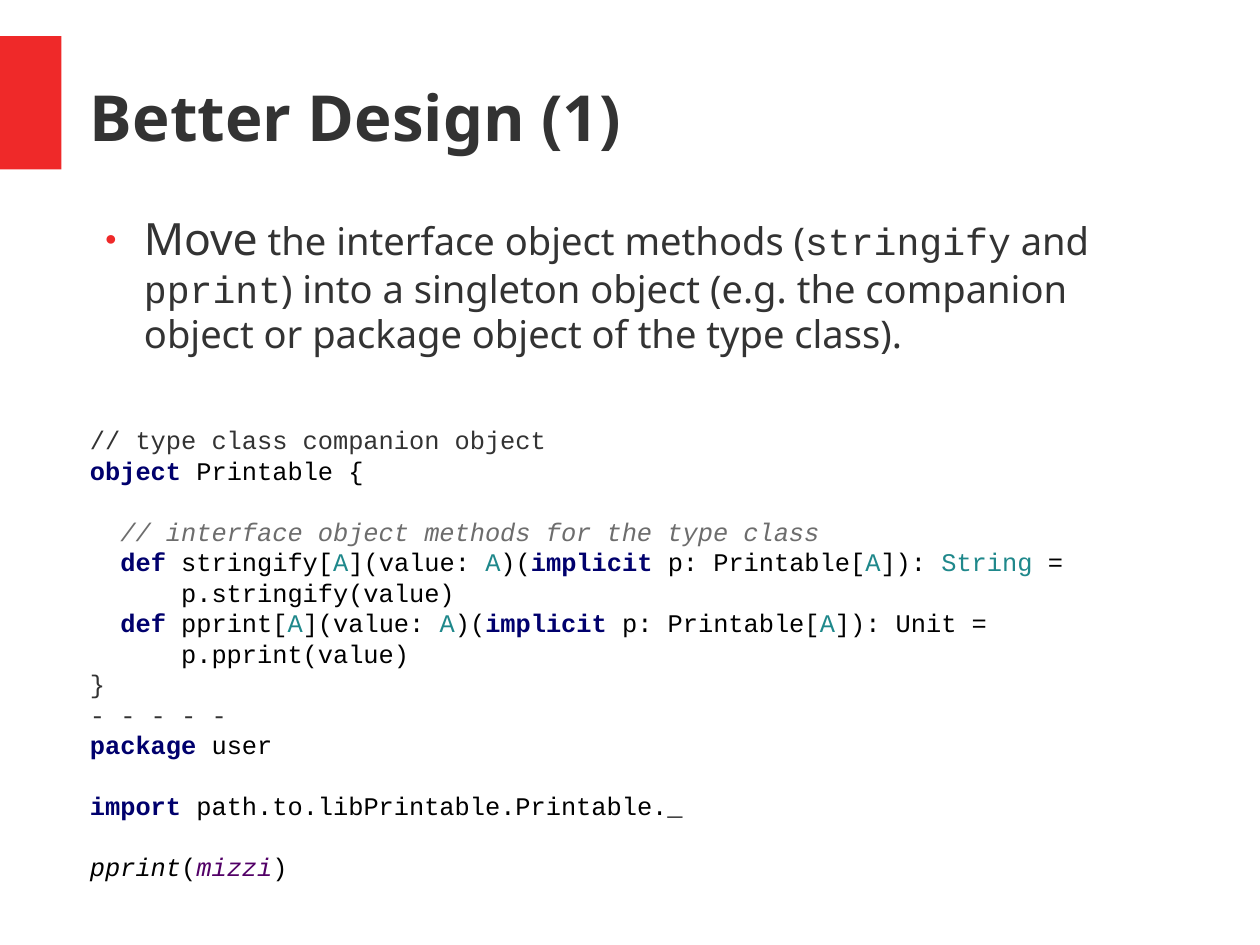
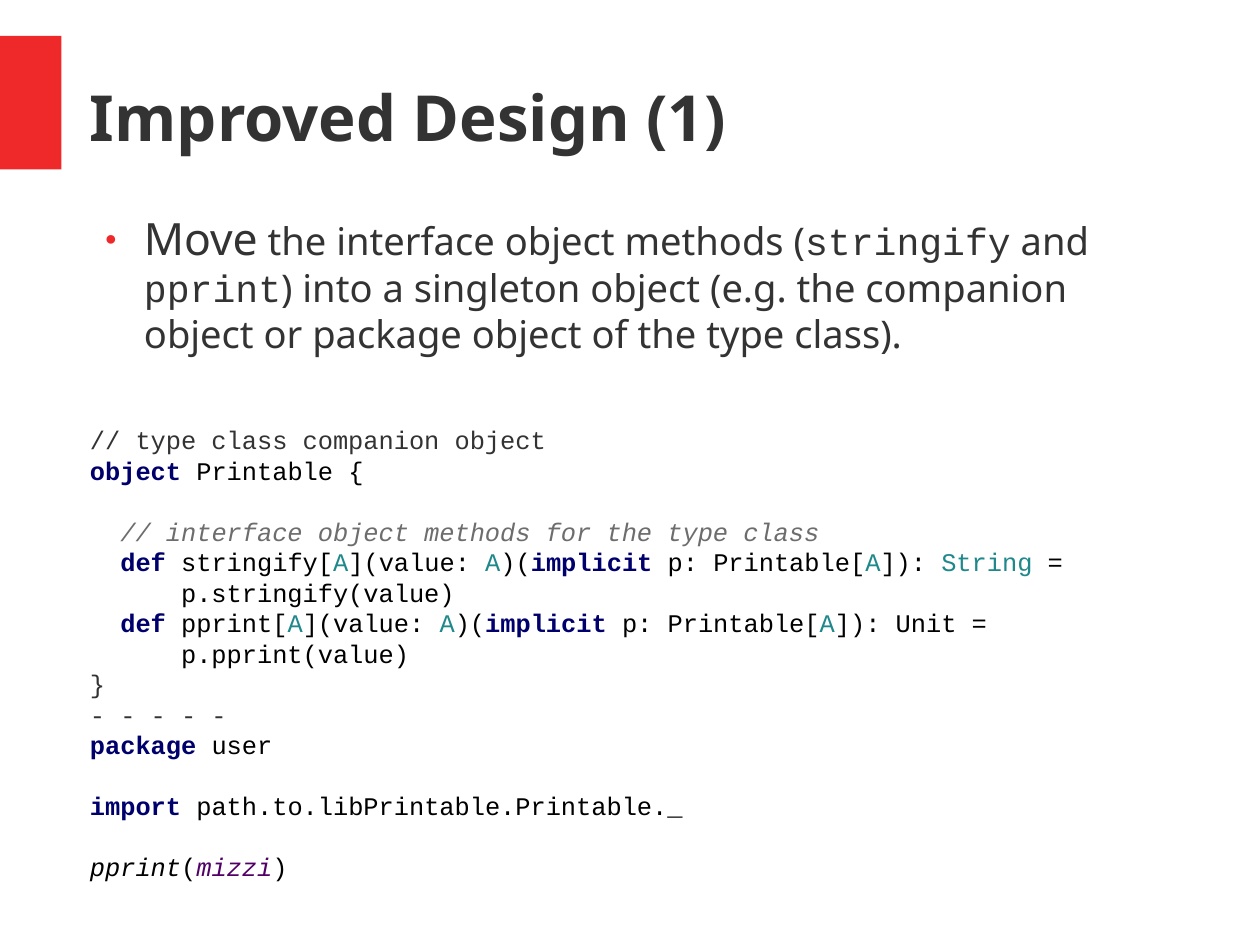
Before and after one commit to hermannhueck/typeclasses, a slide deck: slide 31 of Slides/TypeClasses.pptx (slide 24 before the commit). Drawn at 1260x945 pixels with LibreOffice and Linux fonts; fonts in the diff are those of the drawing. Boxes give left, top, right and bottom in pixels: in the first picture for what was removed or moved away, otherwise in the second. Text is boxed around its words. In the diff, an @@ line names an element or a change of style, - is before the commit and + after.

```diff
--- a/Slides/TypeClasses.pptx
+++ b/Slides/TypeClasses.pptx
@@ text at (90,92,725,157): text changed @@
-Better Design (1)
+Improved Design (1)
```
Also in this commit, not shown: 6 other slides changed, 12 slides added, 1 other file.
